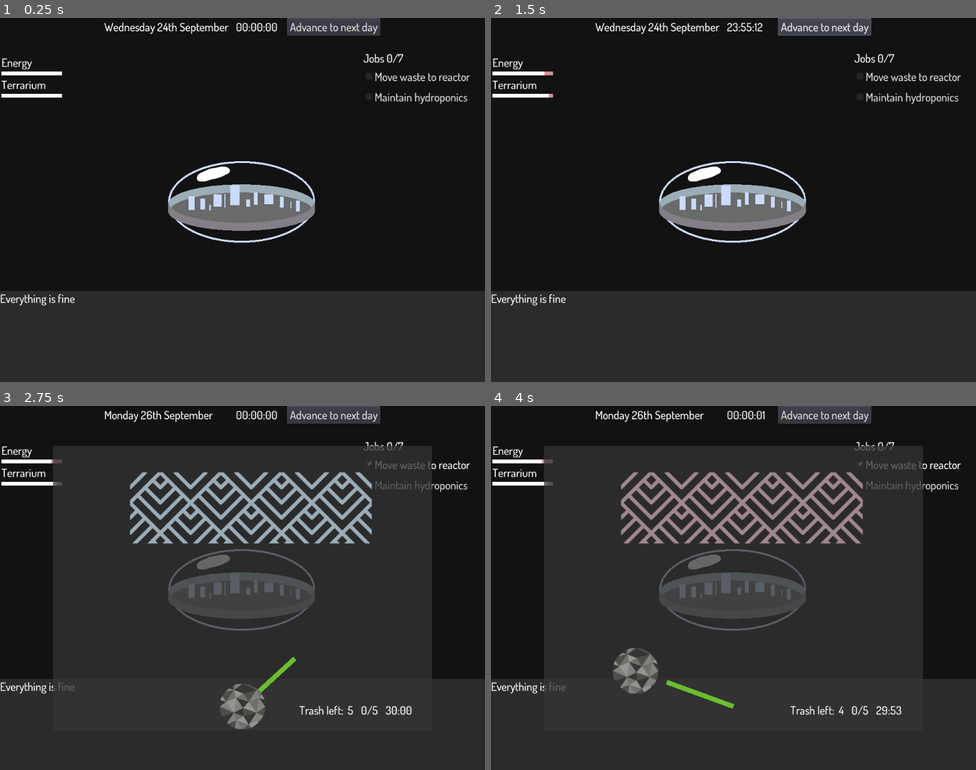
Above: before the commit, frames 1-4 (two rows, left to right).
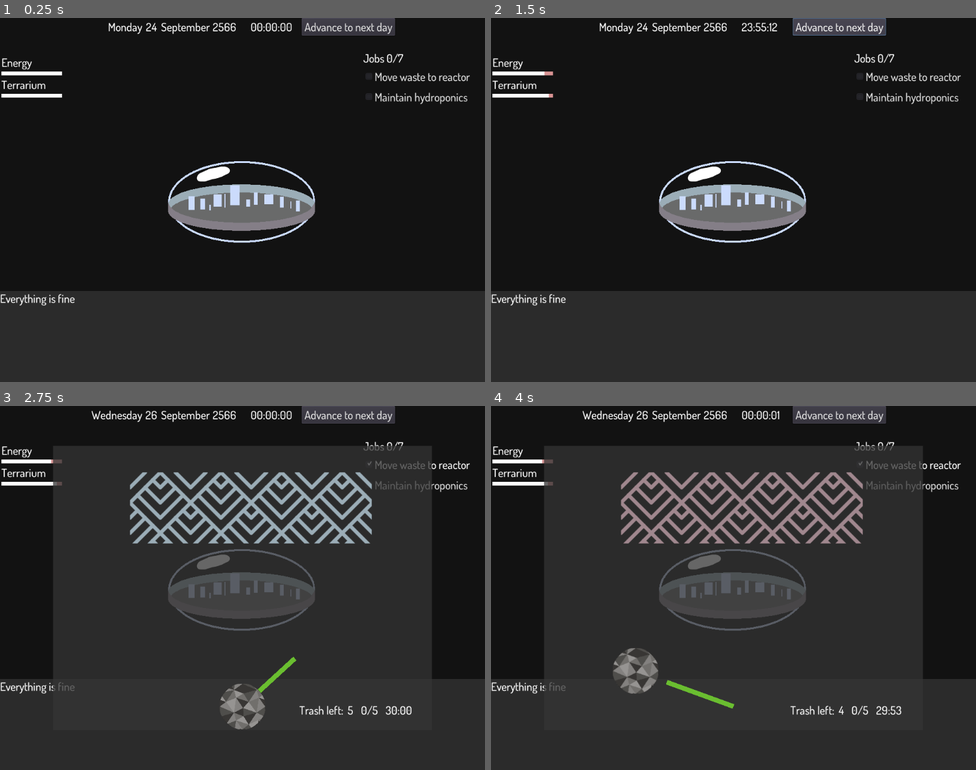
Above: after the commit, the same moments.

Repository: broquaint/eggjam20
Game: Godot game, scene res://Root.tscn
Same seed, same stepped clock (60 frames per second), same inputs: the game is played once before the commit and once after it.
Inputs:
- Up to frame 1 (0.25 s): no input
- Up to frame 2 (1.5 s): click "Advance to next day" at 0.5 s; click "Advance to next day" at 1.25 s
- Up to frame 3 (2.75 s): click "Move waste to reactor" at 2 s
- Up to frame 4 (4 s): click "Maintain hydroponics" at 2.75 s; tap Enter (ui_accept) at 3.5, 3.77 s; hold Right (move_right) from 3.53 s (still down)

The runs differ from the first frame. In frame 1, 1.0% of the frame differs, in the area x 21-82%, y 0-5%; in frame 2, 1.1%; in frame 3, 1.0%; in frame 4, 1.0%.

Commit message:
Sort out calendaring
Prolly don't need all those days.

Diff:
--- a/Root.tscn
+++ b/Root.tscn
@@ -29,35 +29,61 @@
 alignment = 1
 script = ExtResource( 4 )
 
-[node name="Date" type="Label" parent="UI/Status"]
-margin_left = 220.0
-margin_top = 3.0
-margin_right = 482.0
-margin_bottom = 34.0
-rect_min_size = Vector2( 262, 0 )
-text = "Wednesday 24th September"
+[node name="WeekDay" type="Label" parent="UI/Status"]
+margin_left = 190.0
+margin_top = 3.0
+margin_right = 300.0
+margin_bottom = 34.0
+rect_min_size = Vector2( 110, 0 )
+text = "Wednesday"
+align = 2
+
+[node name="MonthDay" type="Label" parent="UI/Status"]
+margin_left = 304.0
+margin_top = 3.0
+margin_right = 336.0
+margin_bottom = 34.0
+rect_min_size = Vector2( 32, 0 )
+text = "26"
+align = 1
+
+[node name="Month" type="Label" parent="UI/Status"]
+margin_left = 340.0
+margin_top = 3.0
+margin_right = 445.0
+margin_bottom = 34.0
+rect_min_size = Vector2( 105, 0 )
+text = "September"
+
+[node name="Year" type="Label" parent="UI/Status"]
+margin_left = 449.0
+margin_top = 3.0
+margin_right = 513.0
+margin_bottom = 34.0
+rect_min_size = Vector2( 64, 0 )
+text = "2566"
 
 [node name="VSeparator" type="VSeparator" parent="UI/Status"]
-margin_left = 486.0
-margin_right = 494.0
+margin_left = 517.0
+margin_right = 525.0
 margin_bottom = 37.0
 
 [node name="Time" type="Label" parent="UI/Status"]
-margin_left = 498.0
-margin_top = 3.0
-margin_right = 590.0
+margin_left = 529.0
+margin_top = 3.0
+margin_right = 621.0
 margin_bottom = 34.0
 rect_min_size = Vector2( 92, 0 )
 text = "00:00:00"
 
 [node name="VSeparator2" type="VSeparator" parent="UI/Status"]
-margin_left = 594.0
-margin_right = 602.0
+margin_left = 625.0
+margin_right = 633.0
 margin_bottom = 37.0
 
 [node name="Advance" type="Button" parent="UI/Status"]
-margin_left = 606.0
-margin_right = 803.0
+margin_left = 637.0
+margin_right = 834.0
 margin_bottom = 37.0
 text = "Advance to next day"
 
--- a/scripts/Game.gd
+++ b/scripts/Game.gd
@@ -1,10 +1,9 @@
 extends Node2D
 
 signal clock_tick(clock_time)
-signal calendar_update(day)
+signal calendar_update()
 
 var clock_time : int = 0
-var day : int = 24
 
 func _ready():
 	randomize()
@@ -30,8 +29,7 @@
 
 func roll_over_clock():
 	clock_time = 0
-	day += 1
-	emit_signal("calendar_update", day)
+	emit_signal("calendar_update")
 
 func tick():
 	clock_time += 1
--- a/scripts/Status.gd
+++ b/scripts/Status.gd
@@ -1,4 +1,20 @@
 extends HBoxContainer
+
+const WEEKDAYS = [
+	'Monday', 'Tuesday', 'Wednesday', 'Thursday', 'Friday' #, 'Saturday', 'Sunday'
+]
+const MONTHS = [
+	'September', 'October', 'November', 'December', 'January',
+	'February', 'March', 'April', 'May', 'June', # 'July', 'August'
+]
+
+var weekday = 0
+var monthday = 24
+var month = 0
+var year = 2566
+
+func _ready():
+	set_calendar()
 
 func update_clock(clock_time, _delta):
 	var hours = int(floor(clock_time / 3600)) if clock_time > 0 else 0
@@ -7,6 +23,18 @@
 	clock_time -= minutes * 60
 	$Time.text = '%02d:%02d:%02d' % [hours, minutes, clock_time]
 
-func update_date(day):
-	# TODO - Actual calendar stuff.
-	$Date.text = 'Monday %dth September' % day
+func update_date():
+	var nextday = monthday + 1
+	if nextday > 30:
+		monthday = 1
+		month += 1
+	else:
+		monthday += 1
+	weekday = (weekday + 1) % WEEKDAYS.size()
+	set_calendar()
+
+func set_calendar():
+	$WeekDay.text = WEEKDAYS[weekday]
+	$MonthDay.text = '%d' % monthday
+	$Month.text = MONTHS[month]
+	$Year.text = '2566'
